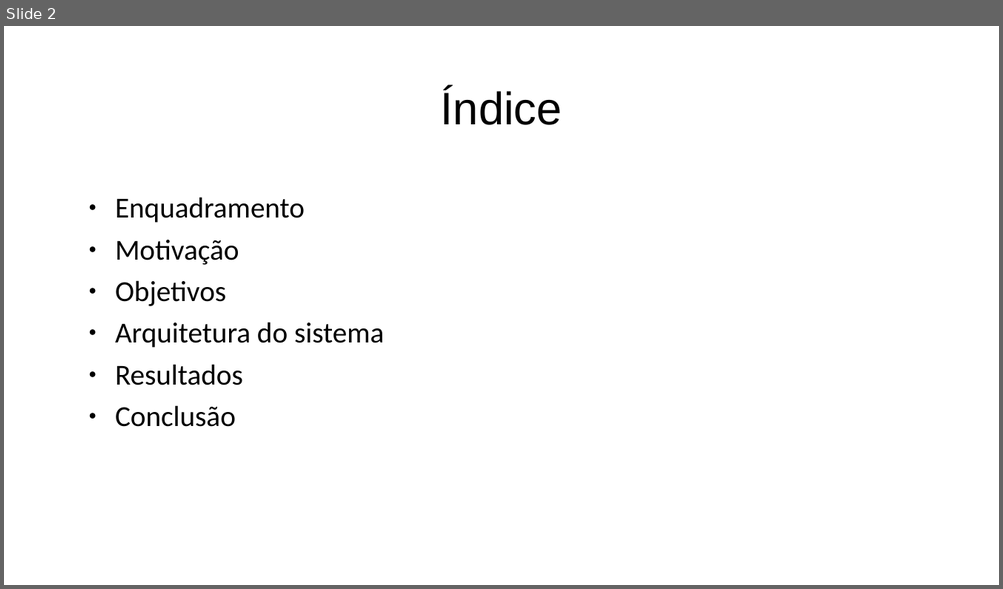
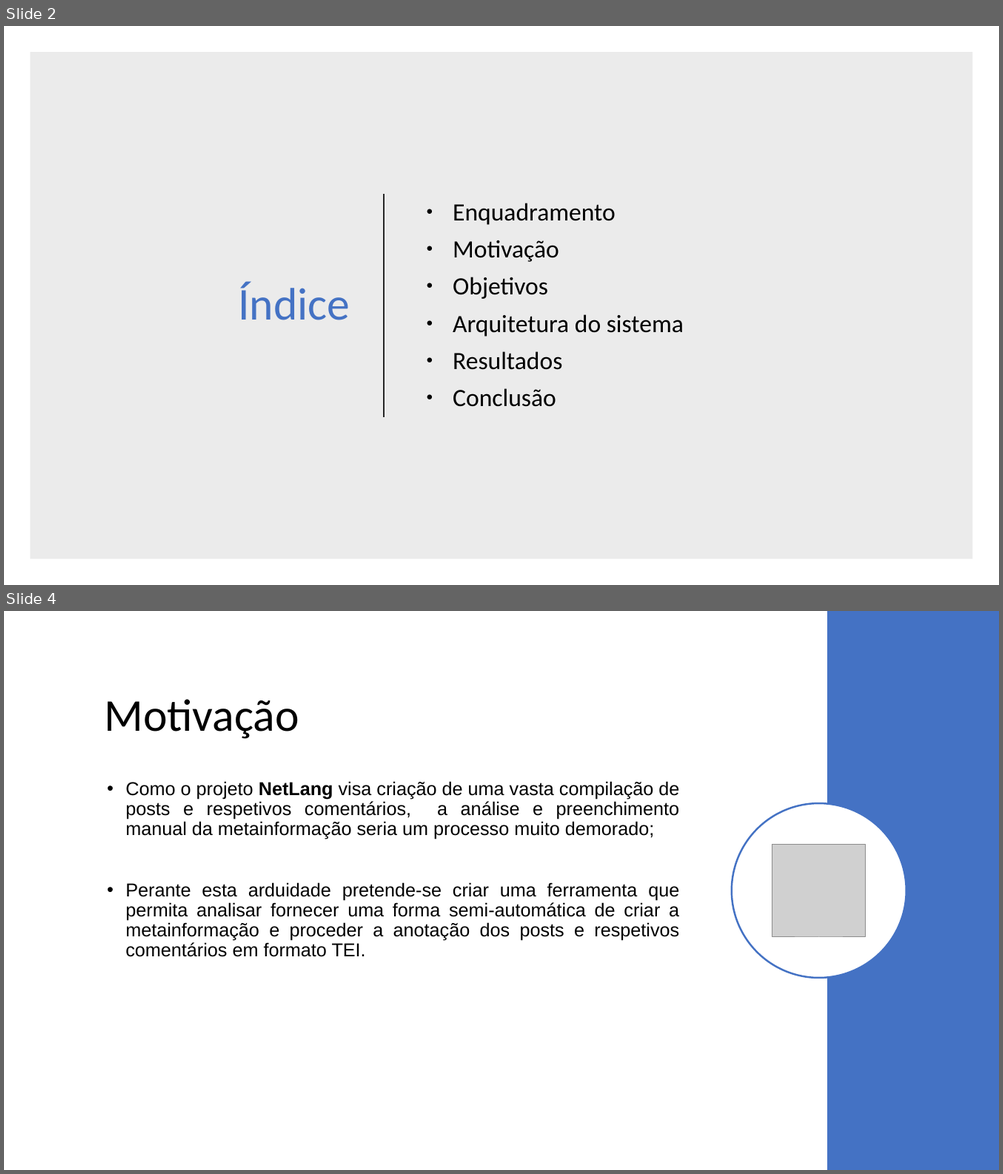
Before and after one commit to BrunoCarvalho017/LEI, a slide deck: Apresentacao/apr1.pptx. Shown one above the other, each under a label of ours: slide 2 before the commit, slides 2 and 4 after it; the slides between them are not shown. The pictures are 1003x589 and 1003x1174 pixels, drawn with LibreOffice and Linux fonts; fonts in the diff are those of the drawing; grey boxes stand for pictures. Boxes give left, top, right and bottom in pixels: in the first picture for what was removed or moved away, otherwise in the second. Text is boxed around its words. In the diff, an @@ line names an element or a change of style, - is before the commit and + after.

```diff
--- a/Apresentacao/apr1.pptx
+++ b/Apresentacao/apr1.pptx
@@ slide 4 added at bbox=[4, 611, 999, 1170], background #FFFFFF @@
@@ rectangle added at bbox=[827, 611, 999, 1170], fill #4472C4 @@
@@ title added at bbox=[104, 699, 299, 739], 44 pt, text #000000 @@
+Motivação
@@ text added at bbox=[125, 781, 680, 957], 18 pt, text #000000 @@
+• Como o projeto NetLang visa criação de uma vasta compilação de posts e respetivos comentários, a análise e preenchimento manual da metainformação seria um processo muito demorado;
+• Perante esta arduidade pretende-se criar uma ferramenta que permita analisar fornecer uma forma semi-automática de criar a metainformação e proceder a anotação dos posts e respetivos comentários em formato TEI.
@@ ellipse added at bbox=[731, 803, 906, 978], fill #FFFFFF, outline #4472C4 1.75 pt @@
@@ picture added at bbox=[772, 845, 866, 938] @@
@@ slide 2 changed as well @@
@@ rectangle added at bbox=[30, 52, 973, 560], fill #000000 at 8% opacity @@
@@ title "Índice": place and size @@
-title "Índice" at bbox=[441, 88, 562, 125]
+title "Índice" at bbox=[238, 282, 350, 321]
@@ title "Índice" at bbox=[238, 282, 350, 321]: font Arial to Calibri, text colour #000000 to #4472C4; alignment centre to right @@
@@ text "Enquadramento": place and size @@
-text "Enquadramento" at bbox=[115, 197, 384, 427]
+text "Enquadramento" at bbox=[452, 203, 683, 407]
@@ text "Enquadramento" at bbox=[452, 203, 683, 407]: size 28 to 24 pt; vertical alignment top to middle @@
@@ line added from (384, 194) to (384, 417), #262626 1.5 pt @@
```
Also in this commit, not shown: 7 other slides changed, 4 other slides added, 3 slides removed, 6 other files.
